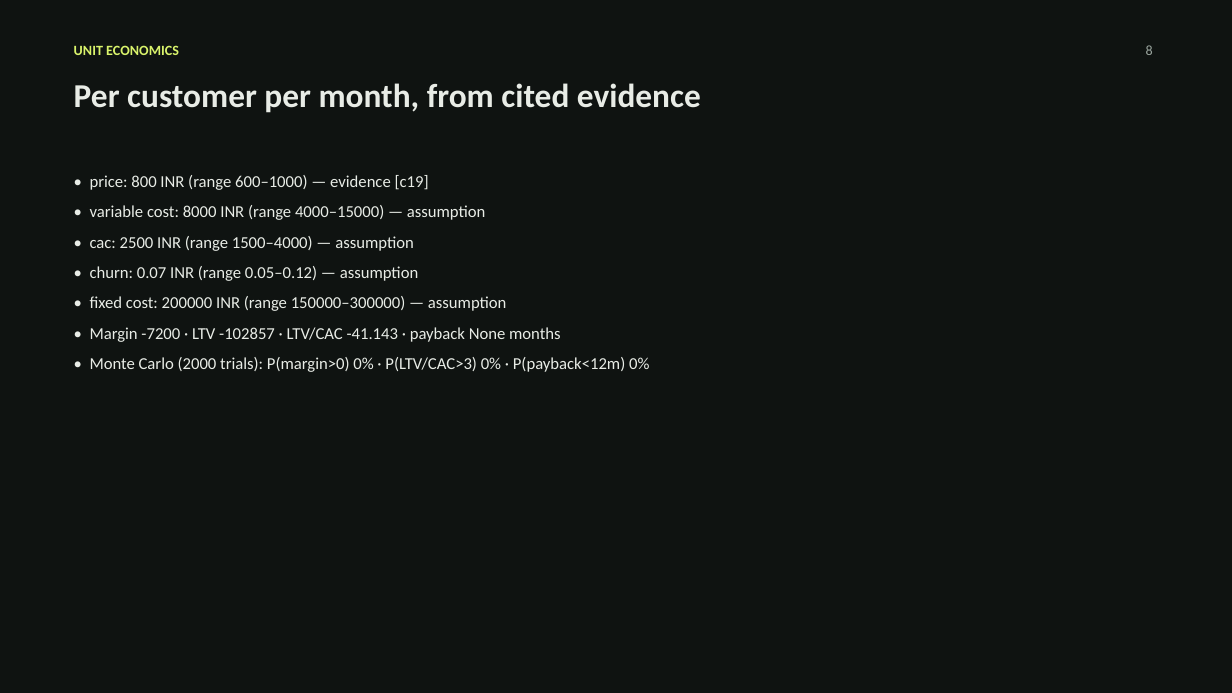
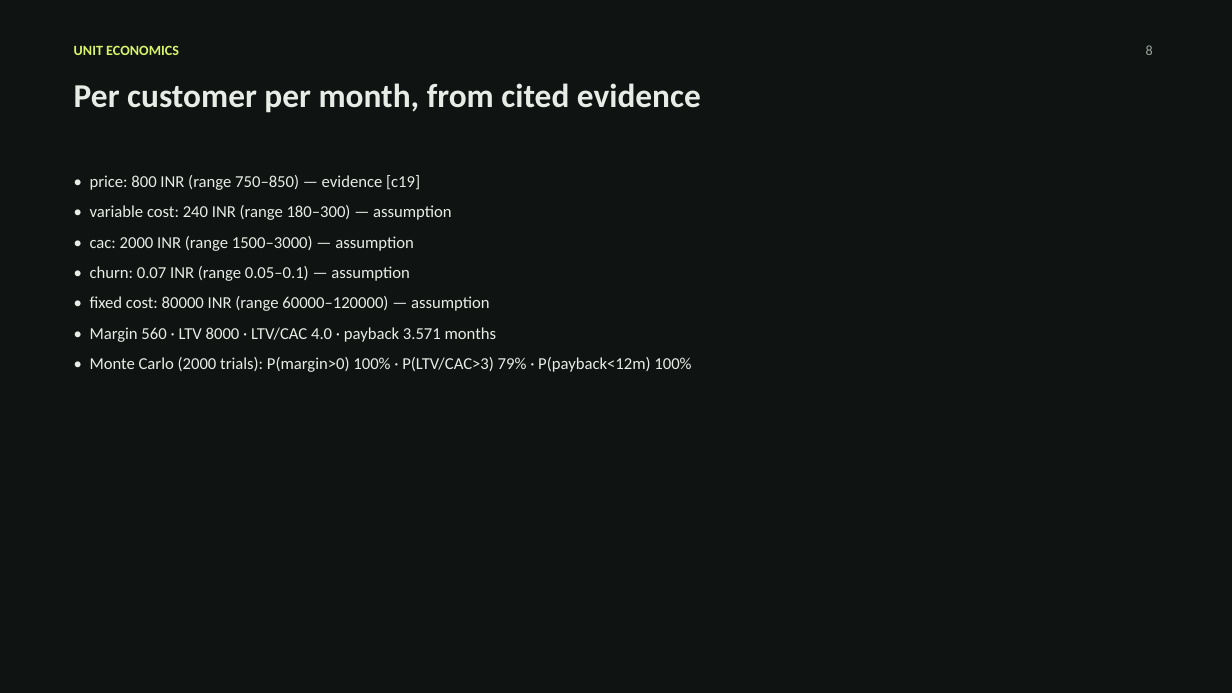
Before and after one commit to SamratSKEvents/gateway-researchops, a slide deck: slide 8 of demo/b3a11b1b86/deck.pptx. Drawn at 1232x693 pixels with LibreOffice and Linux fonts; fonts in the diff are those of the drawing. Boxes give left, top, right and bottom in pixels: in the first picture for what was removed or moved away, otherwise in the second. Text is boxed around its words. In the diff, an @@ line names an element or a change of style, - is before the commit and + after.

Commit message:
Demo: report/deck links use recorded files (fixes 404), fixed Monte Carlo, new dropdown UI

```diff
--- a/demo/b3a11b1b86/deck.pptx
+++ b/demo/b3a11b1b86/deck.pptx
@@ text at [90, 175, 691, 372]: text changed @@
-• price: 800 INR (range 600–1000) — evidence [c19]
-• variable cost: 8000 INR (range 4000–15000) — assumption
-• cac: 2500 INR (range 1500–4000) — assumption
-• churn: 0.07 INR (range 0.05–0.12) — assumption
-• fixed cost: 200000 INR (range 150000–300000) — assumption
-• Margin -7200 · LTV -102857 · LTV/CAC -41.143 · payback None months
-• Monte Carlo (2000 trials): P(margin>0) 0% · P(LTV/CAC>3) 0% · P(payback<12m) 0%
+• price: 800 INR (range 750–850) — evidence [c19]
+• variable cost: 240 INR (range 180–300) — assumption
+• cac: 2000 INR (range 1500–3000) — assumption
+• churn: 0.07 INR (range 0.05–0.1) — assumption
+• fixed cost: 80000 INR (range 60000–120000) — assumption
+• Margin 560 · LTV 8000 · LTV/CAC 4.0 · payback 3.571 months
+• Monte Carlo (2000 trials): P(margin>0) 100% · P(LTV/CAC>3) 79% · P(payback<12m) 100%
```
Also in this commit, not shown: 19 other files.
